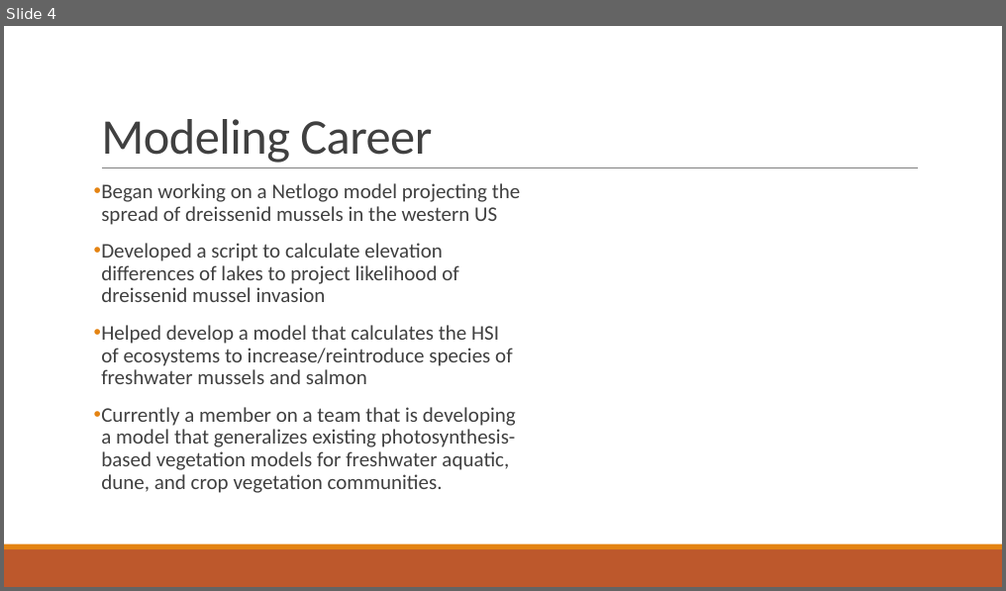
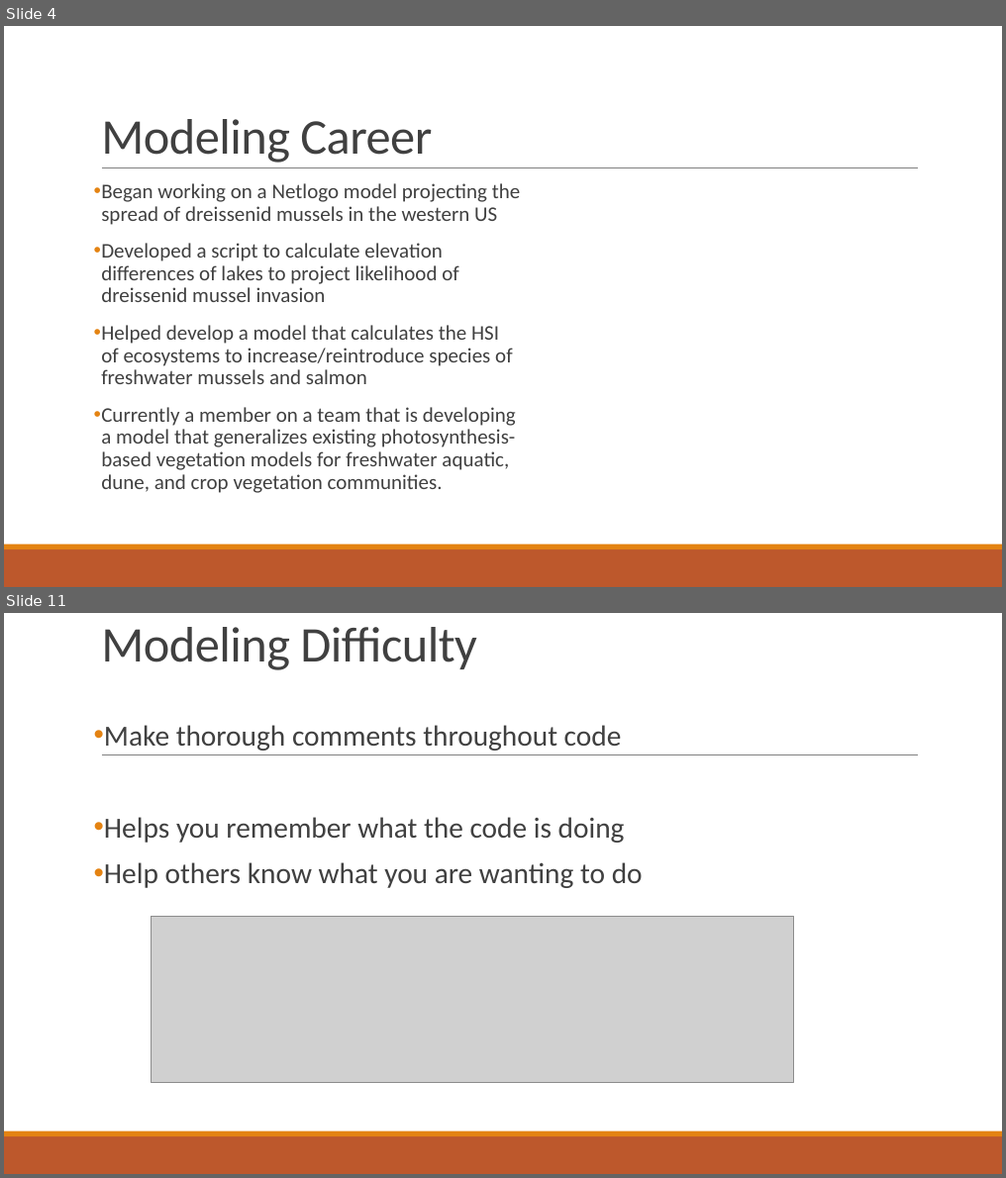
Before and after one commit to cccarrillo/OSU_Course, a slide deck: Lectures/Becoming_a_Modeler.pptx. Shown one above the other, each under a label of ours: slide 4 before the commit, slides 4 and 11 after it; the slides between them are not shown. The pictures are 1006x591 and 1006x1178 pixels, drawn with LibreOffice and Linux fonts; fonts in the diff are those of the drawing; grey boxes stand for pictures. Boxes give left, top, right and bottom in pixels: in the first picture for what was removed or moved away, otherwise in the second. Text is boxed around its words. In the diff, an @@ line names an element or a change of style, - is before the commit and + after.

```diff
--- a/Lectures/Becoming_a_Modeler.pptx
+++ b/Lectures/Becoming_a_Modeler.pptx
@@ slide 11 added at [4,613,1002,1174], background #FFFFFF; not listed: 3 template elements that a slide beside it also shows @@
@@ title added at [101,627,477,670], 48 pt, text #404040 @@
+Modeling Difficulty
@@ text added at [104,725,643,888], 28 pt, text #404040 @@
+• Make thorough comments throughout code
+• Helps you remember what the code is doing
+• Help others know what you are wanting to do
@@ picture added at [152,916,794,1082] @@
```
Also in this commit, not shown: 1 slide changed, 8 other slides added, 1 slide removed, 2 other files.
